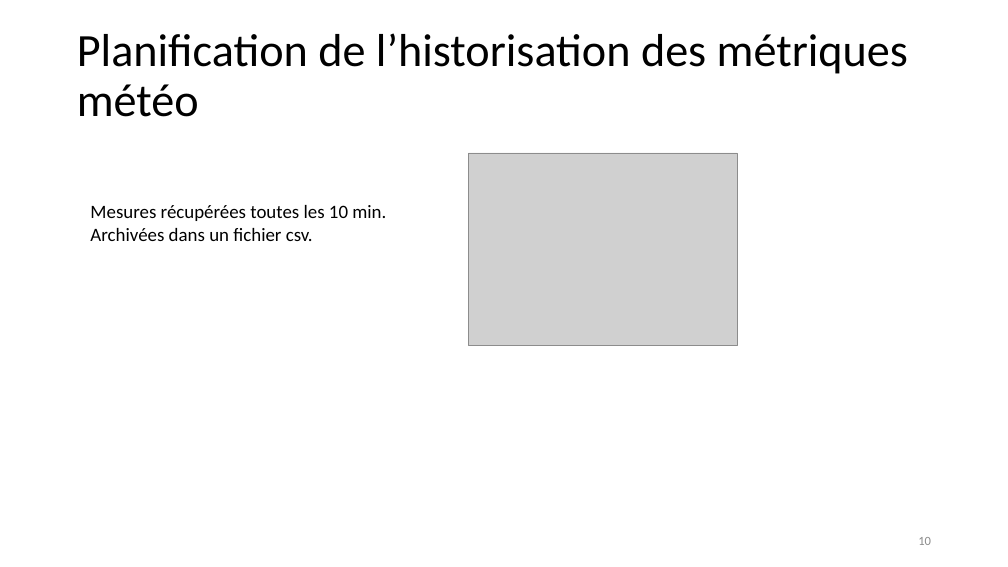
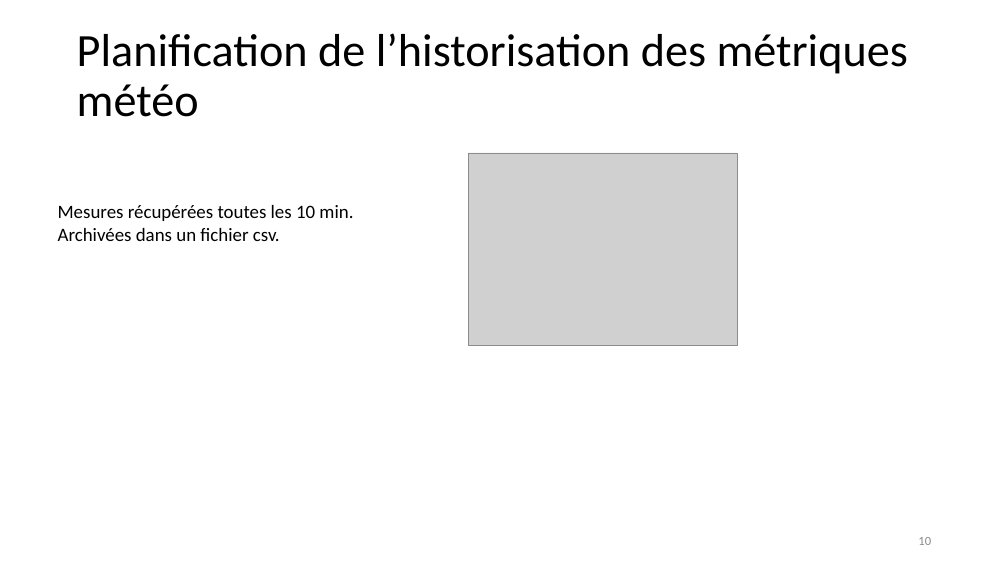
Before and after one commit to jeromelane/WeatherCheckingRpi, a slide deck: slide 10 of weathercheckingrpi/doc/Presentations/projet_meteo_JL_KG_17042019v2.pptx. Drawn at 1008x567 pixels with LibreOffice and Linux fonts; fonts in the diff are those of the drawing; grey boxes stand for pictures. Boxes give left, top, right and bottom in pixels: in the first picture for what was removed or moved away, otherwise in the second. Text is boxed around its words. In the diff, an @@ line names an element or a change of style, - is before the commit and + after.

```diff
--- a/weathercheckingrpi/doc/Presentations/projet_meteo_JL_KG_17042019v2.pptx
+++ b/weathercheckingrpi/doc/Presentations/projet_meteo_JL_KG_17042019v2.pptx
@@ text "Mesures récupérées toutes les 10 ..." moved from (x1=90, y1=205, x2=386, y2=241) to (x1=58, y1=205, x2=353, y2=241) @@
```
Also in this commit, not shown: 17 other slides changed, 21 other files.
